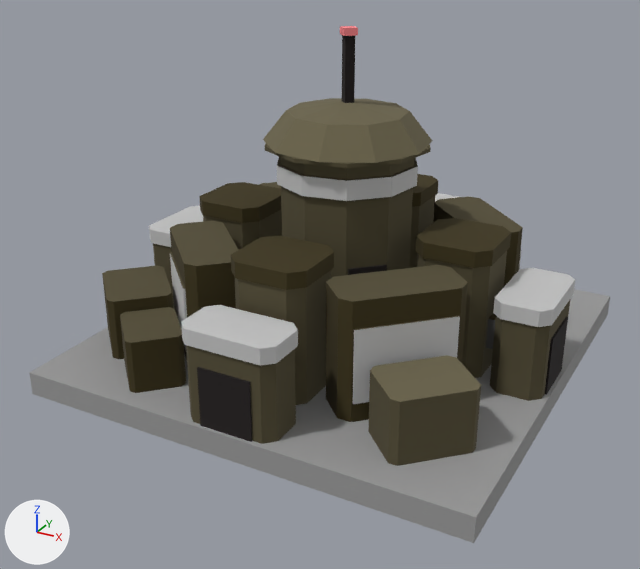
One commit to the Blender file art/models/buildings/refinery.atreides.blend: the scene before it, then after it.
The view is the same before and after, from a 50 mm camera at (4.82, -9.45, 5.62) aimed at (-0.09, -0.53, 1.16). Lighting does not change. The marker at lower left points along +X, +Y and +Z. The picture after the commit comes second.

The scene before the commit, as lines of its bpy script (objects in view):
```python
me_body = bpy.data.meshes.new('body')
me_body.from_pydata(...)  # 589 vertices, 346 faces; spans x -2.83..2.81, y -2.81..2.81, z 0.3..4.22
# faces by material slot: [284, 62]
me_body.materials.append(mat_palette)  # picture img_palette_png
me_body.materials.append(mat_team)  # picture img_palette_png
me_slab = bpy.data.meshes.new('_slab')
me_slab.from_pydata(...)  # a box spanning x -2.85..2.85, y -2.85..2.85, z 0.0..0.3
me_slab.materials.append(mat_palette)  # picture img_palette_png
ob_body = bpy.data.objects.new('body', me_body)
ob_body.location = (0.0, 0.0, 0.0)
ob_slab = bpy.data.objects.new('_slab', me_slab)
ob_slab.location = (0.0, 0.0, 0.0)
```
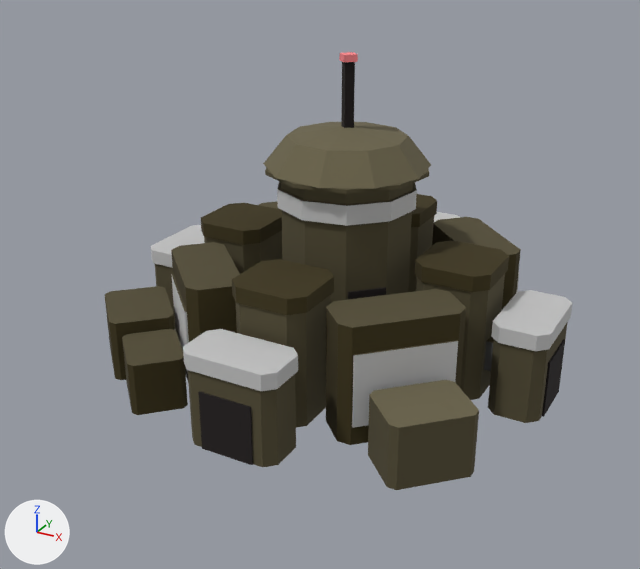
Changed parts and their boxes (x1, y1, x2, y2) in the pictures (640 x 569 px):
'body', moved: before (102, 26, 575, 466); after (104, 52, 572, 490)
'_slab', deleted: before (29, 289, 610, 543)

The edits, one by one:
Object 'body' (ob_body) moves from (0.0, 0.0, 0.0) to (0.0, 0.0, -0.3).
Object '_slab' (ob_slab) is deleted.
